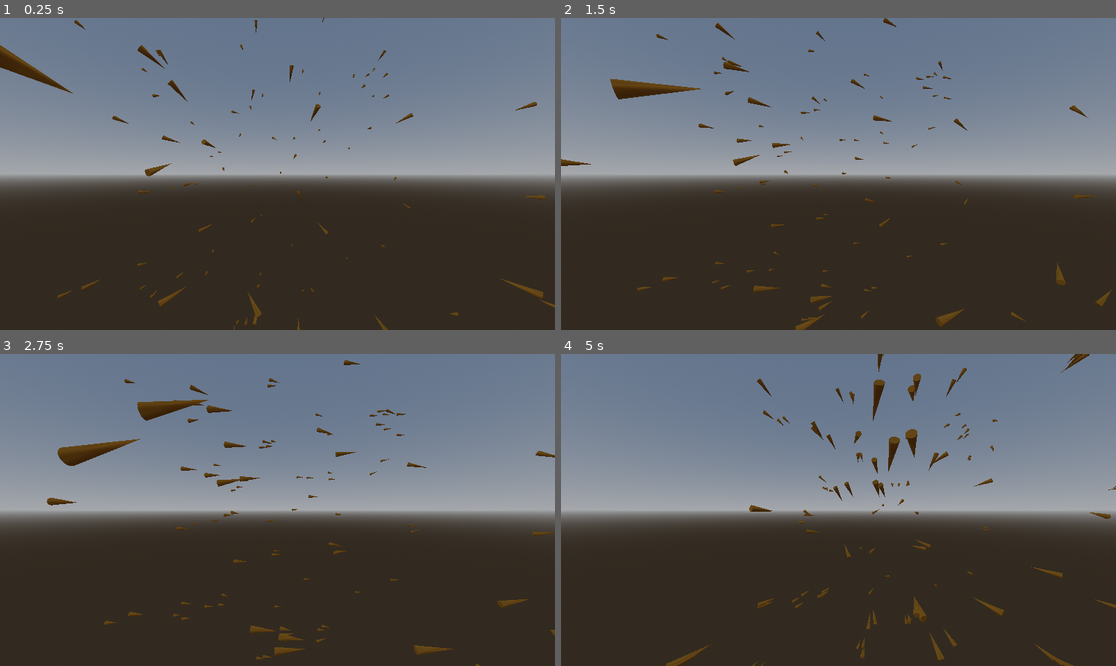
Above: before the commit, frames 1-4 (two rows, left to right).
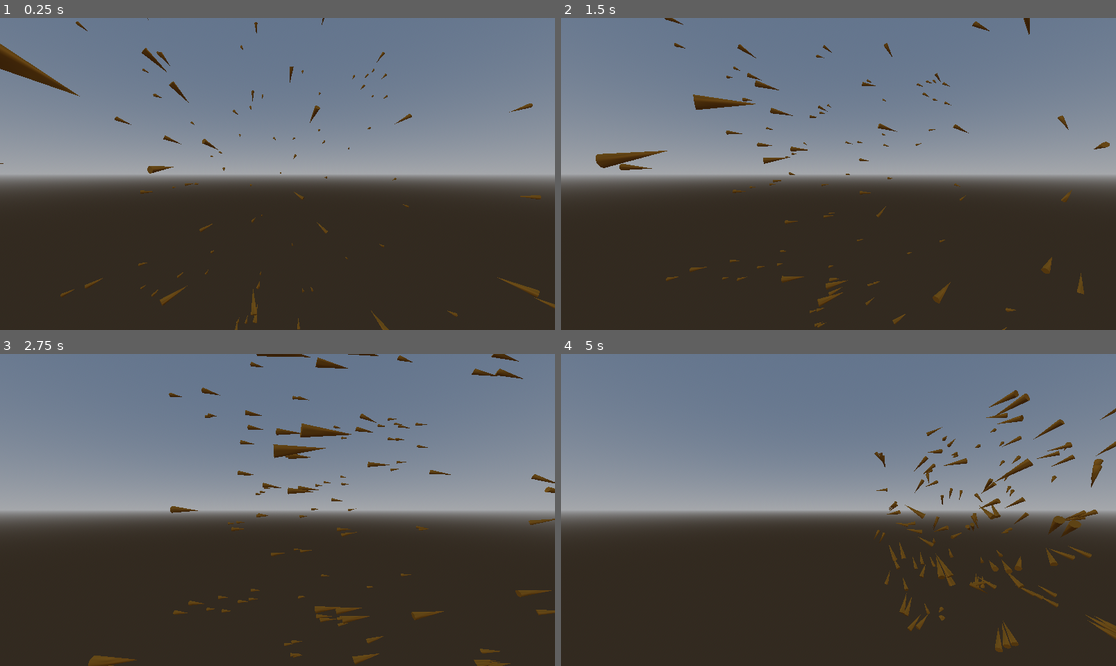
Above: after the commit, the same moments.

Repository: exocetfalling/ExoBoids
Game: Godot game, scene res://scenes/test_scene.tscn
The game is run twice, just before and just after one commit, with the same random seed, the same clock (stepped at 60 frames per second) and the same inputs.
Inputs:
- Up to frame 1 (0.25 s): no input
- Up to frame 2 (1.5 s): hold Right (ui_right) 0.53-1.28 s; hold Down (ui_down) from 1.28 s (still down)
- Up to frame 3 (2.75 s): release Down (ui_down) at 2.03 s; hold Right (ui_right) from 2.03 s (still down)
- Up to frame 4 (5 s): release Right (ui_right) at 2.78 s; hold Up (ui_up) 2.78-3.53 s; hold Left (ui_left) from 3.53 s (still down)

The runs differ from the first frame. In frame 1, 0.7% of the frame differs, in the area x 0-100%, y 0-100%; in frame 2, 3.8%; in frame 3, 5.1%; in frame 4, 5.1%, in the area x 18-100%, y 0-100%.

Commit message:
Add batching toggle; update scene unique_ids
Add an exported boolean `batching_enable` to allow toggling batched boid processing. _physics_process now conditionally runs the existing batched logic (using timestep_factor and batch index ranges) only when batching is enabled; when disabled it processes all Boid children each frame with the plain delta. Also update the scene file: removed the load_steps attribute and added unique_id fields to the root node, cameras and WorldEnvironment (metadata changes in the .tscn). Default batching is disabled.

Diff:
--- a/scenes/test_scene.tscn
+++ b/scenes/test_scene.tscn
@@ -1,22 +1,22 @@
-[gd_scene load_steps=3 format=3 uid="uid://biyevjnsj5xrt"]
+[gd_scene format=3 uid="uid://biyevjnsj5xrt"]
 
 [ext_resource type="Environment" uid="uid://d252jb4pnduti" path="res://test_scene_env.tres" id="1"]
 [ext_resource type="Script" uid="uid://h606a5q8lfvt" path="res://scripts/test_scene.gd" id="2"]
 
-[node name="TestScene" type="Node3D"]
+[node name="TestScene" type="Node3D" unique_id=1748960605]
 script = ExtResource("2")
 num_boids_total = 128
 boid_batch_size = 64
 
-[node name="Camera3D" type="Camera3D" parent="."]
+[node name="Camera3D" type="Camera3D" parent="." unique_id=322230841]
 transform = Transform3D(1, 0, 0, 0, 1, 0, 0, 0, 1, 0, 2, 30)
 current = true
 
-[node name="CameraDebug" type="Camera3D" parent="."]
+[node name="CameraDebug" type="Camera3D" parent="." unique_id=1227839164]
 transform = Transform3D(1, 0, 0, 0, -4.37114e-08, 1, 0, -1, -4.37114e-08, 0, 100, 0)
 projection = 1
 size = 100.0
 far = 200.0
 
-[node name="WorldEnvironment" type="WorldEnvironment" parent="."]
+[node name="WorldEnvironment" type="WorldEnvironment" parent="." unique_id=1694263357]
 environment = ExtResource("1")
--- a/scripts/test_scene.gd
+++ b/scripts/test_scene.gd
@@ -10,6 +10,7 @@
 var elapsed_time_total: float = 0
 
 var boid_batch_num: int = 1
+@export var batching_enable: bool = false
 @export var boid_batch_size: int = 32
 
 var boid_batch_index_min: int = 0
@@ -39,15 +40,21 @@
 
 	timestep_factor = num_boids_total / boid_batch_size
 
-	if boid_batch_index_min > num_boids_total:
-		boid_batch_num = 1
-		boid_batch_index_min = 1
-		boid_batch_index_max = boid_batch_index_min + boid_batch_size
+	if batching_enable:
+		if boid_batch_index_min > num_boids_total:
+			boid_batch_num = 1
+			boid_batch_index_min = 1
+			boid_batch_index_max = boid_batch_index_min + boid_batch_size
 
-	for child in get_children():
-		if child is Boid:
-			if child.boid_index >= boid_batch_index_min and child.boid_index < boid_batch_index_max:
-				child.flock_logic(delta * timestep_factor)
+		for child in get_children():
+			if child is Boid:
+				if child.boid_index >= boid_batch_index_min and child.boid_index < boid_batch_index_max:
+					child.flock_logic(delta * timestep_factor)
+
+	else:
+		for child in get_children():
+			if child is Boid:
+				child.flock_logic(delta)
 
 	boid_batch_num += 1
 	boid_batch_index_min += boid_batch_size
